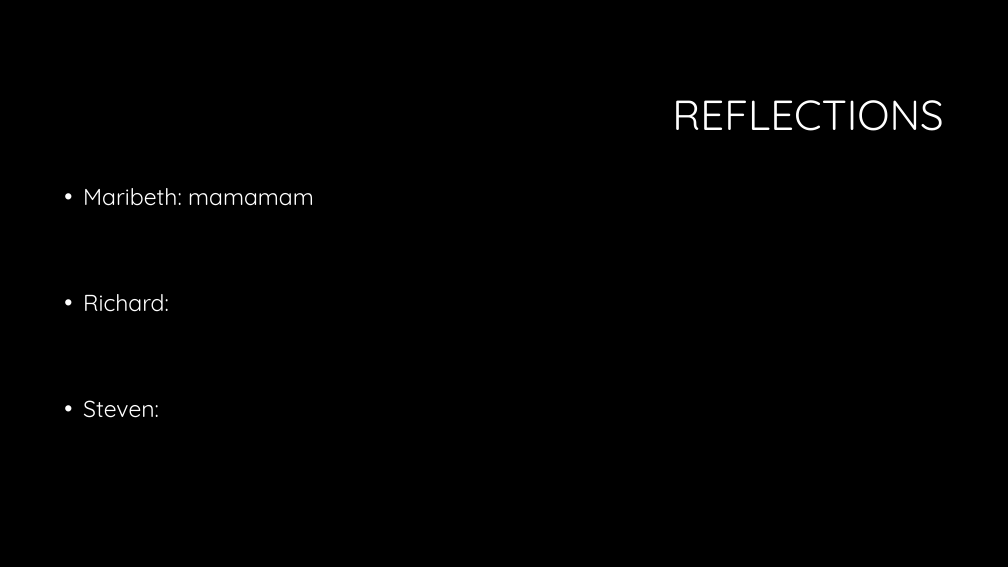
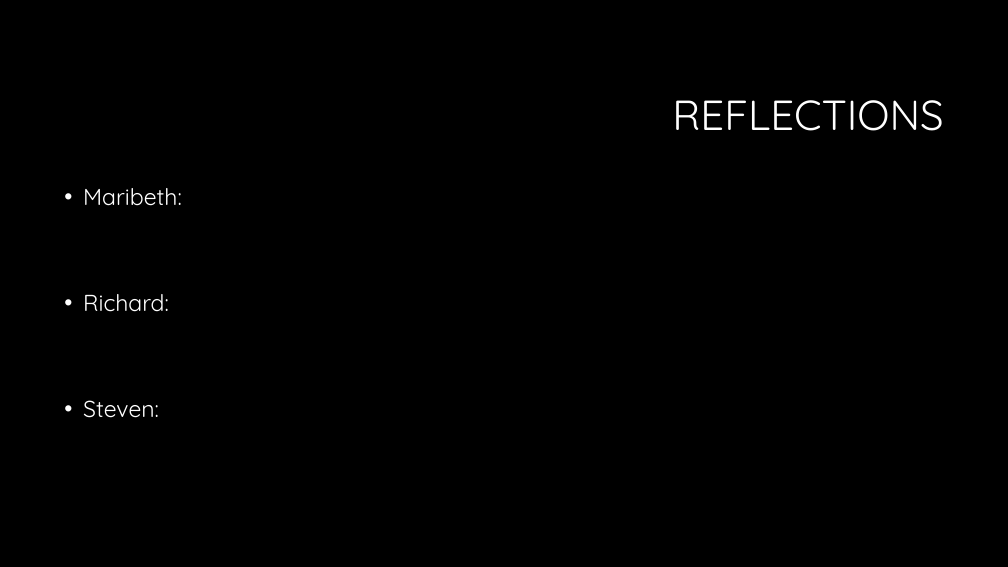
Before and after one commit to Steven-lei/Password-Generator, a slide deck: slide 14 of document/Presentation Password Generator.pptx (slide 13 before the commit). Drawn at 1008x567 pixels with LibreOffice and Linux fonts; fonts in the diff are those of the drawing; background and template pictures are left out. Boxes give left, top, right and bottom in pixels: in the first picture for what was removed or moved away, otherwise in the second. Text is boxed around its words. In the diff, an @@ line names an element or a change of style, - is before the commit and + after.

```diff
--- a/document/Presentation Password Generator.pptx
+++ b/document/Presentation Password Generator.pptx
@@ text at box(83, 188, 182, 206): text changed @@
-• Maribeth: mamamam
+• Maribeth:
```
Also in this commit, not shown: 12 other slides changed, 1 slide added.
